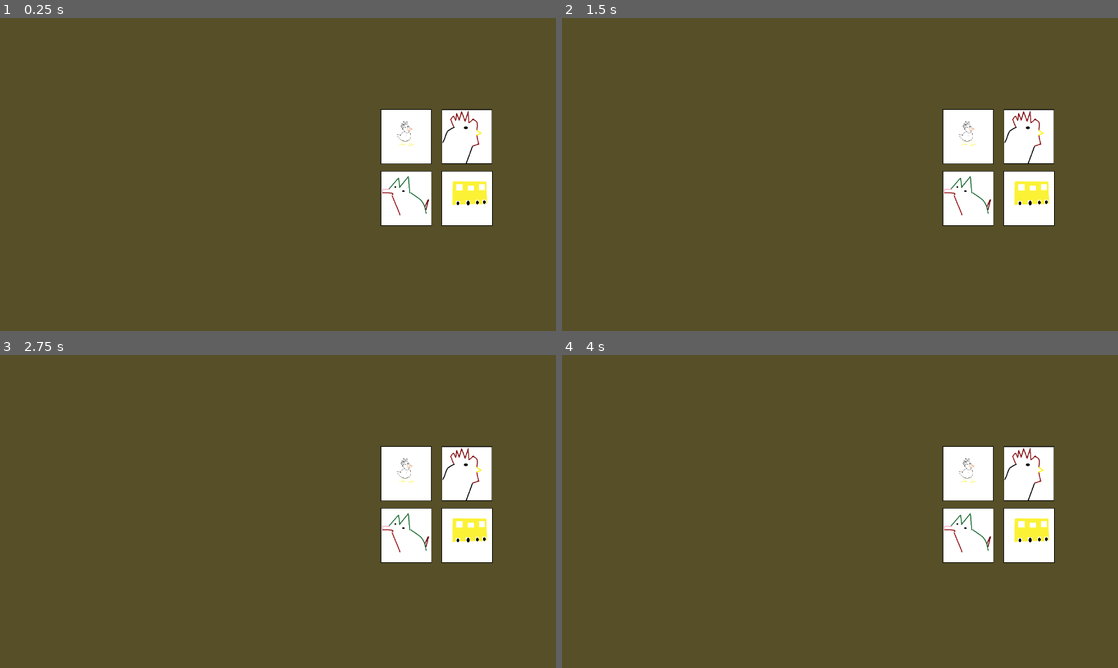
Above: before the commit, frames 1-4 (two rows, left to right).
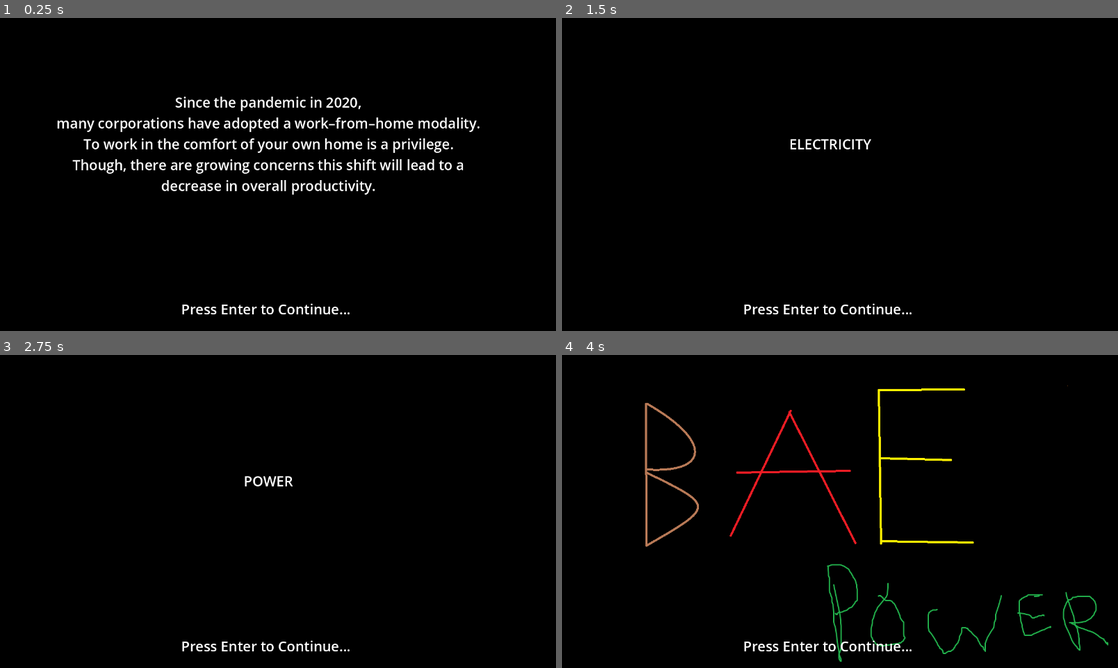
Above: after the commit, the same moments.

Repository: xepewout/BAE
Game: Godot game, scene res://intro.tscn
Two runs of this game, one before a commit and one after it. Both use one fixed random seed, a clock stepped at 60 frames per second and the inputs below. Before the commit the project starts from res://scenes/chicken_sort.tscn.
Inputs:
- Up to frame 1 (0.25 s): no input
- Up to frame 2 (1.5 s): tap Enter (enter) at 0.5, 0.6, 1.25 s; hold D (Move_Right) 0.53-1.28 s; hold S (Move_Down) from 1.28 s (still down); tap 1 (one) at 1.35 s
- Up to frame 3 (2.75 s): tap Enter (enter) at 2 s; release S (Move_Down) at 2.03 s; hold D (Move_Right) from 2.03 s (still down); hold Space (space) from 2.03 s (still down)
- Up to frame 4 (4 s): tap Enter (enter) at 2.75, 3.5 s; release D (Move_Right) at 2.78 s; release Space (space) at 2.78 s; hold W (Move_Up) 2.78-3.53 s; tap Tab (tab) at 2.85 s; hold A (Move_Left) from 3.53 s (still down); hold 3 (three) from 3.53 s (still down)

The runs differ from the first frame. In frame 1, 100% of the frame differs, in the area x 0-100%, y 0-100%; in frame 2, 100%; in frame 3, 100%; in frame 4, 100%.

Commit message:
version .8.1
-misc bug fixes and adds

Diff:
--- a/bae/beer.gd
+++ b/bae/beer.gd
@@ -28,10 +28,23 @@
 		_checkTarget()
 
 func _checkTarget():
+
 	if (absi(output - target) < 10):
+		main.buzzed = true
+		main.electric = false
+		main.drunk = false
+		main.beersDrank+=1
+	elif ((output - target) < -10):
+		main.electric = true
+		main.drunk = false
+		main.buzzed = false
+	else:
 		main.drunk = true
 		main.electric = false
-	else:
-		main.drunk = false
-		main.electric = true
+		main.buzzed = false
+	if main.beersDrank >= 3:
+		main.drunk = true
+		main.electric = false
+		main.buzzed = false
+		main.beersDrank = 0
 	main._beer()
--- a/bae/buckets.gd
+++ b/bae/buckets.gd
@@ -57,7 +57,7 @@
 			if !((fileNum == 0 and event.is_action_pressed("one")) or (fileNum == 1 and event.is_action_pressed("two")) or (fileNum == 2 and event.is_action_pressed("three"))):
 				main.call_deferred("_damage")
 				return
-			if main.filesSorted == main.filesTarget:
+			if main.filesSorted >= main.filesTarget:
 				main._filesPass()
 			else:
 				fileFlag = false
--- a/bae/intro.gd
+++ b/bae/intro.gd
@@ -7,8 +7,7 @@
 
 # Called when the node enters the scene tree for the first time.
 func _ready() -> void:
-	pass # Replace with function body.
-
+	pass
 
 # Called every frame. 'delta' is the elapsed time since the previous frame.
 func _process(_delta: float) -> void:
--- a/bae/intro.tscn
+++ b/bae/intro.tscn
@@ -36,6 +36,8 @@
 vertical_alignment = 1
 
 [node name="Label" type="Label" parent="."]
+offset_left = -4.0
+offset_top = -84.0
 offset_right = 976.0
 offset_bottom = 237.0
 size_flags_horizontal = 4
--- a/bae/main.gd
+++ b/bae/main.gd
@@ -14,11 +14,13 @@
 #VARIABLE STATES
 var drunk = false
 var electric = false
+var buzzed = false
 var day = 3
 var passedGames = 0
 var fileStart = false
 var hidePress = true
 #TARGETS
+var beersDrank = 0
 var snakeTarget = 15
 var filesTarget = 10
 var chickenHuntTarget = 10
@@ -68,9 +70,11 @@
 		if brief.visible:
 			brief.visible = false
 
+#temp damage function for chicken_hunt
 func _damage2():
 	anger.value += 10
 
+#damage function puts anger up
 func _damage():
 	anger.value += 10
 	if drunk:
@@ -96,6 +100,7 @@
 		fileSort = FILE_SORT.instantiate()
 		add_child(fileSort)
 
+#the beer timer
 func _beerTime():
 	get_tree().paused = true
 	beer_timer.start(randi_range(5,20))
@@ -105,19 +110,11 @@
 	else:
 		beer.queue_free()
 		beer = null
-		_damage()
-
-func _snakeTime(toggle):
-	print(toggle)
-	print(!snake)
-	print(snake_button.visible)
-	if toggle and !snake and snake_button.visible == true:
-		snake = SNAKE_GAME.instantiate()
-		add_child(snake)
-		if !fileSort:
-			_fileSortTime(toggle)
-
+
+
+#add filesort to the game - first function to add
 func _fileSortTime(toggle):
+	#debug
 	print(toggle)
 	print(!fileSort)
 	print(file_sort_button.visible)
@@ -129,13 +126,26 @@
 			_snakeTime(toggle)
 		if day > 2:
 			_chickenHuntTime(toggle)
-
+#add snake to the game
+func _snakeTime(toggle):
+	#debug
+	print(toggle)
+	print(!snake)
+	print(snake_button.visible)
+	if toggle and !snake and snake_button.visible == true:
+		snake = SNAKE_GAME.instantiate()
+		add_child(snake)
+		if !fileSort:
+			_fileSortTime(toggle)
+
+#add chicken hunt to the game
 func _chickenHuntTime(toggle):
 	_hide(!toggle)
 	if toggle and !chickenHunt and chicken_hunt_button.visible == true:
 		chickenHunt = CHICKEN_HUNT.instantiate()
 		add_child(chickenHunt)
 
+#beer scene calls beer after checking target
 func _beer():
 	beer.queue_free()
 	beer = null
@@ -149,13 +159,18 @@
 			snake._electric()
 		if chickenHunt:
 			chickenHunt._electric()
-	if drunk:
+	elif drunk:
 		drunk_pic.visible = true
 		if fileSort:
-			fileSort._drunk()
+			fileSort._normal()
 		if snake:
-			snake._drunk()
-
+			snake._normal()
+	else:
+		if snake:
+			snake._normal()
+		if fileSort:
+			fileSort._normal()
+		print("buzzed")
 func _hide(toggle):
 	if chickenHunt and chicken_hunt_button.visible:
 		chickenHunt.visible = !toggle
--- a/bae/project.godot
+++ b/bae/project.godot
@@ -11,7 +11,7 @@
 [application]
 
 config/name="bae"
-run/main_scene="res://scenes/chicken_sort.tscn"
+run/main_scene="res://intro.tscn"
 config/features=PackedStringArray("4.3", "GL Compatibility")
 config/icon="res://icon.svg"
 
--- a/bae/scenes/chicken_sort.tscn
+++ b/bae/scenes/chicken_sort.tscn
@@ -71,7 +71,6 @@
 texture = ExtResource("5_ssvrf")
 
 [node name="CollisionShape2D" type="CollisionShape2D" parent="ChickenM"]
-scale = Vector2(1, 1)
 shape = SubResource("RectangleShape2D_3lute")
 
 [node name="Fox" type="Area2D" parent="."]
@@ -96,7 +95,6 @@
 
 [node name="CollisionShape2D" type="CollisionShape2D" parent="Fox1"]
 position = Vector2(-1.25, -1.25)
-scale = Vector2(1, 1)
 shape = SubResource("RectangleShape2D_sr1ew")
 
 [connection signal="input_event" from="Chicken" to="." method="_on_chicken_input_event"]
--- a/bae/scenes/file_sort.gd
+++ b/bae/scenes/file_sort.gd
@@ -9,7 +9,7 @@
 	if buckets.timerTime > 1:
 		buckets.timerTime = buckets.timerTime - 1
 
-func _drunk():
+func _normal():
 	if buckets.timerTime > 1:
 		buckets.timerTime = 5
 
--- /dev/null
+++ b/bae/scenes/slaughter.tscn
@@ -0,0 +1,10 @@
+[gd_scene load_steps=2 format=3 uid="uid://c1bwu731wwxjv"]
+
+[ext_resource type="Texture2D" uid="uid://de3gu7l2ca1jl" path="res://assests/sprites/slaughter/beltUp.png" id="1_3hnae"]
+
+[node name="Node2D" type="Node2D"]
+
+[node name="TextureRect" type="TextureRect" parent="."]
+offset_right = 40.0
+offset_bottom = 40.0
+texture = ExtResource("1_3hnae")
--- a/bae/scenes/snake_game.gd
+++ b/bae/scenes/snake_game.gd
@@ -6,7 +6,7 @@
 func _electric():
 	timer.wait_time = timer.wait_time  * .5
 
-func _drunk():
+func _normal():
 	timer.wait_time = .1
 
 func _process(_delta: float) -> void:
--- a/bae/snake.gd
+++ b/bae/snake.gd
@@ -69,7 +69,7 @@
 		grow()
 		main.foodAte+=1
 		area._move_to_new_position()
-		if main.foodAte == main.snakeTarget:
+		if main.foodAte >= main.snakeTarget:
 			main._snakePass()
 	elif area.is_in_group("Wall"):
 		main.call_deferred("_damage")
Binary file added: bae/assests/sprites/slaughter/beltDown.png
Not shown, added: bae/assests/sprites/slaughter/beltDown.png.import
Binary file added: bae/assests/sprites/slaughter/beltUp.png
Not shown, added: bae/assests/sprites/slaughter/beltUp.png.import
